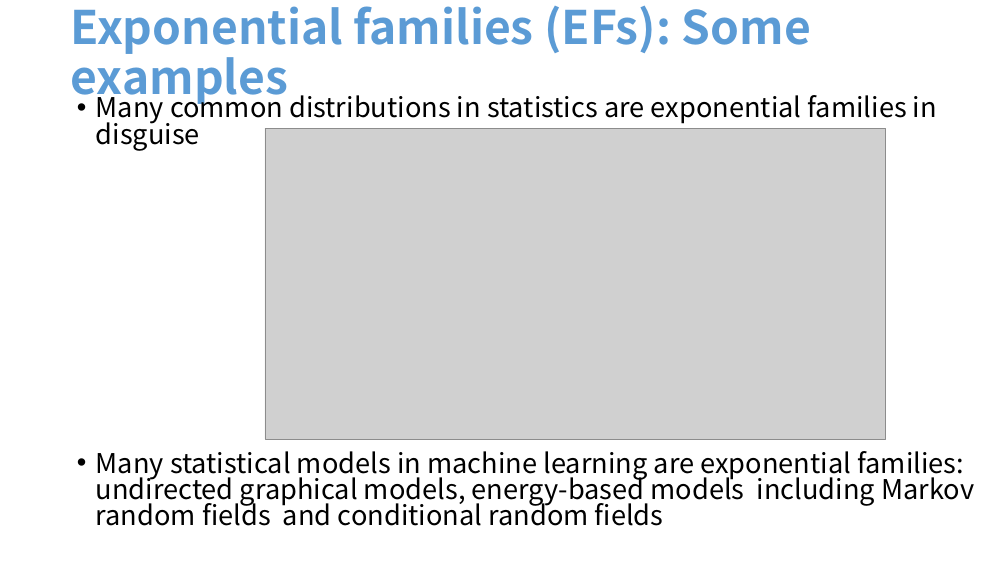
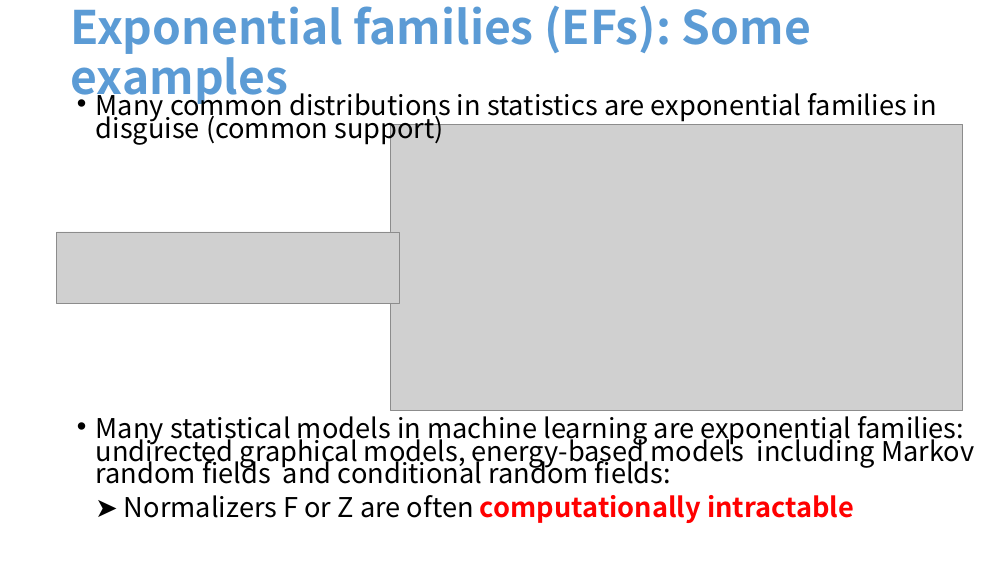
Before and after one commit to FrankNielsen/FrankNielsen.github.io, a slide deck: slide 6 of PPTX/DivergencesComparativeConvexity-FrankNIELSEN.pptx (slide 5 before the commit). Drawn at 1008x567 pixels with LibreOffice and Linux fonts; fonts in the diff are those of the drawing; grey boxes stand for pictures. Boxes give left, top, right and bottom in pixels: in the first picture for what was removed or moved away, otherwise in the second. Text is boxed around its words. In the diff, an @@ line names an element or a change of style, - is before the commit and + after.

```diff
--- a/PPTX/DivergencesComparativeConvexity-FrankNIELSEN.pptx
+++ b/PPTX/DivergencesComparativeConvexity-FrankNIELSEN.pptx
@@ text at [96,87,974,523]: text changed @@
-• Many common distributions in statistics are exponential families in disguise
-• Many statistical models in machine learning are exponential families: undirected graphical models, energy-based models including Markov random fields and conditional random fields
+• Many common distributions in statistics are exponential families in disguise (common support)
+• Many statistical models in machine learning are exponential families: undirected graphical models, energy-based models including Markov random fields and conditional random fields:
+➤ Normalizers F or Z are often computationally intractable
@@ picture: place and size @@
-picture at [265,128,886,439]
+picture at [390,124,963,411]
@@ picture added at [57,232,399,303] @@
```
Also in this commit, not shown: 27 other slides changed, 8 slides added, 4 other files.
